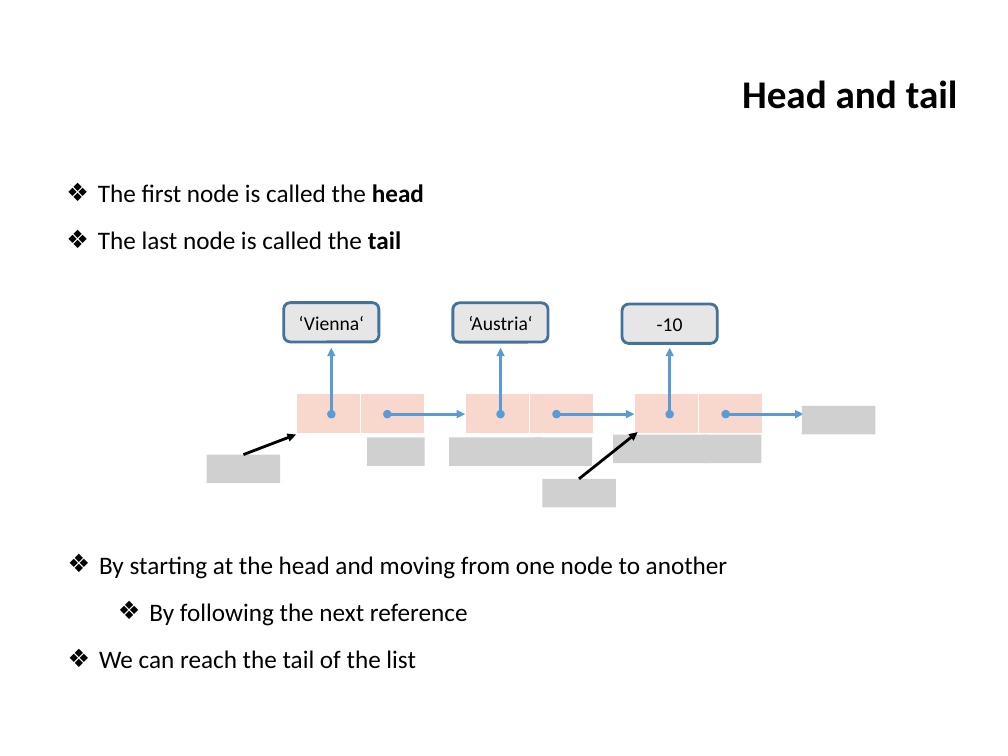
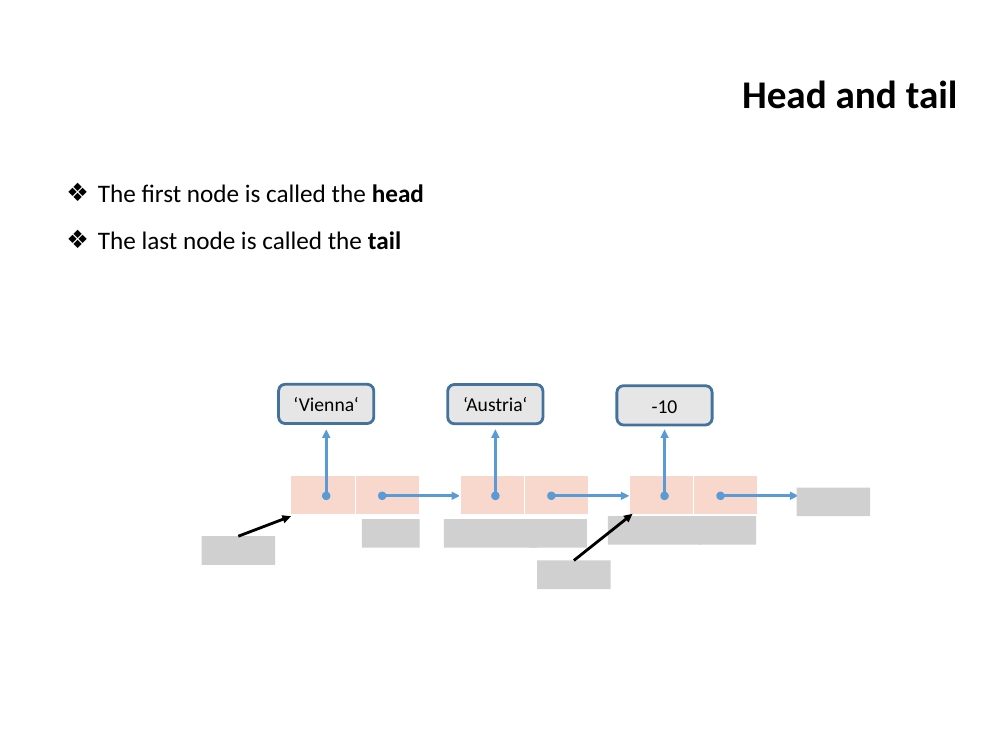
Before and after one commit to ifromm/dsa, a slide deck: slide 8 of slides/unit_4_elementary_ds.pptx. Drawn at 1008x756 pixels with LibreOffice and Linux fonts; fonts in the diff are those of the drawing; grey boxes stand for pictures; background and template pictures are left out. Boxes give left, top, right and bottom in pixels: in the first picture for what was removed or moved away, otherwise in the second. Text is boxed around its words. In the diff, an @@ line names an element or a change of style, - is before the commit and + after.

```diff
--- a/slides/unit_4_elementary_ds.pptx
+++ b/slides/unit_4_elementary_ds.pptx
@@ picture removed at <box>801,406,875,434</box> @@
@@ picture removed at <box>367,437,424,466</box> @@
@@ picture removed at <box>450,437,542,466</box> @@
@@ picture removed at <box>534,437,592,466</box> @@
@@ picture removed at <box>613,434,706,463</box> @@
@@ picture removed at <box>704,434,761,463</box> @@
@@ picture removed at <box>207,455,280,483</box> @@
@@ picture removed at <box>542,479,616,507</box> @@
@@ picture added at <box>796,488,870,516</box> @@
@@ picture added at <box>202,536,275,564</box> @@
@@ 6 double arrows, 3 rounded rectangles, 3 tables, 2 arrows: place and size @@
-6 double arrows, 3 rounded rectangles, 3 tables, 2 arrows at <box>244,302,803,479</box>
+6 double arrows, 3 rounded rectangles, 3 tables, 2 arrows at <box>238,384,798,560</box>
@@ picture added at <box>362,519,419,547</box> @@
@@ picture added at <box>445,519,537,547</box> @@
@@ picture added at <box>529,519,587,547</box> @@
@@ picture added at <box>608,516,701,544</box> @@
@@ picture added at <box>699,516,756,544</box> @@
@@ text removed at <box>99,556,727,669</box> @@
-❖ By starting at the head and moving from one node to another
-  ❖ By following the next reference
-❖ We can reach the tail of the list
@@ picture added at <box>537,560,611,589</box> @@
```
Also in this commit, not shown: 8 other slides changed, 2 other files.
